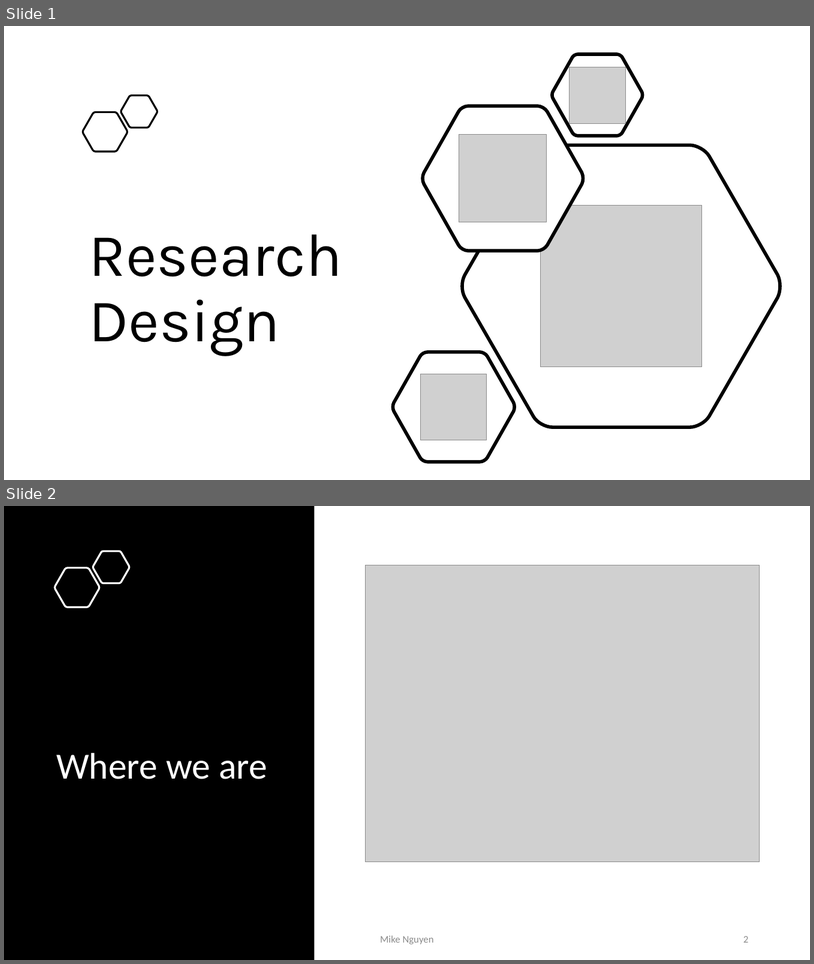
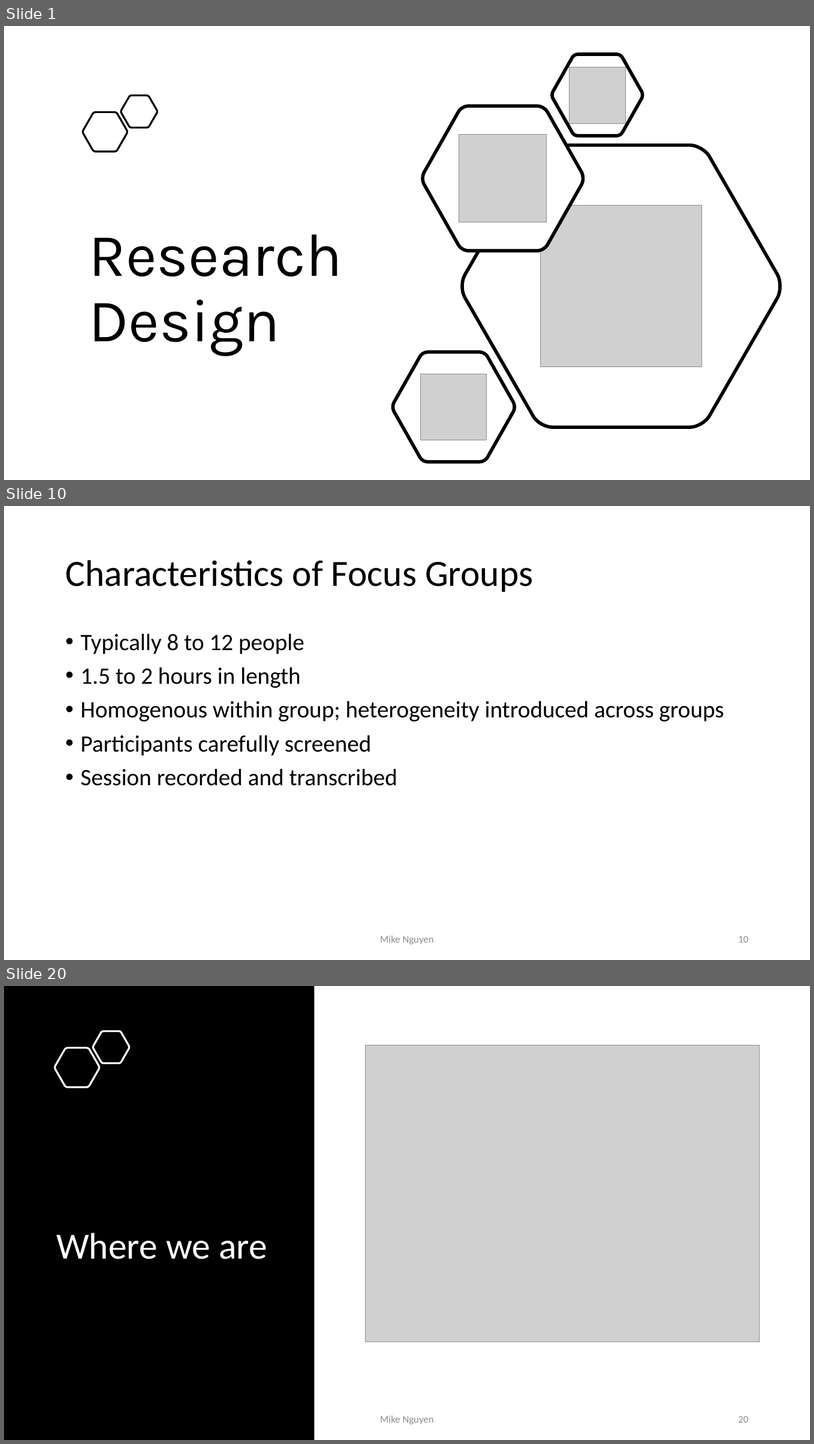
Before and after one commit to mikenguyen13/mar4050, a slide deck: lectures/2/Unit4_Research Design.pptx. Shown one above the other, each under a label of ours: slides 1 and 2 before the commit, slides 1, 10 and 20 after it; the slides between them are not shown. The pictures are 814x964 and 814x1444 pixels, drawn with LibreOffice and Linux fonts; fonts in the diff are those of the drawing; grey boxes stand for pictures. Boxes give left, top, right and bottom in pixels: in the first picture for what was removed or moved away, otherwise in the second. Text is boxed around its words. In the diff, an @@ line names an element or a change of style, - is before the commit and + after.

```diff
--- a/lectures/2/Unit4_Research Design.pptx
+++ b/lectures/2/Unit4_Research Design.pptx
@@ slide 10 added at (x1=4, y1=506, x2=810, y2=960), background #FFFFFF @@
@@ title added at (x1=65, y1=560, x2=533, y2=592), 44 pt, text #000000 @@
+Characteristics of Focus Groups
@@ text added at (x1=81, y1=633, x2=724, y2=786), 28 pt, text #000000 @@
+• Typically 8 to 12 people
+• 1.5 to 2 hours in length
+• Homogenous within group; heterogeneity introduced across groups
+• Participants carefully screened
+• Session recorded and transcribed
@@ text added at (x1=380, y1=935, x2=434, y2=944), 12 pt, text #8C8C8C @@
+Mike Nguyen
@@ page number added at (x1=738, y1=936, x2=749, y2=942), 12 pt, text #8C8C8C @@
+10
@@ what was slide 2 is now slide 20 @@
@@ page number at (x1=738, y1=1416, x2=749, y2=1422): text changed @@
-2
+20
```
Also in this commit, not shown: 17 other slides added, 9 other files.
